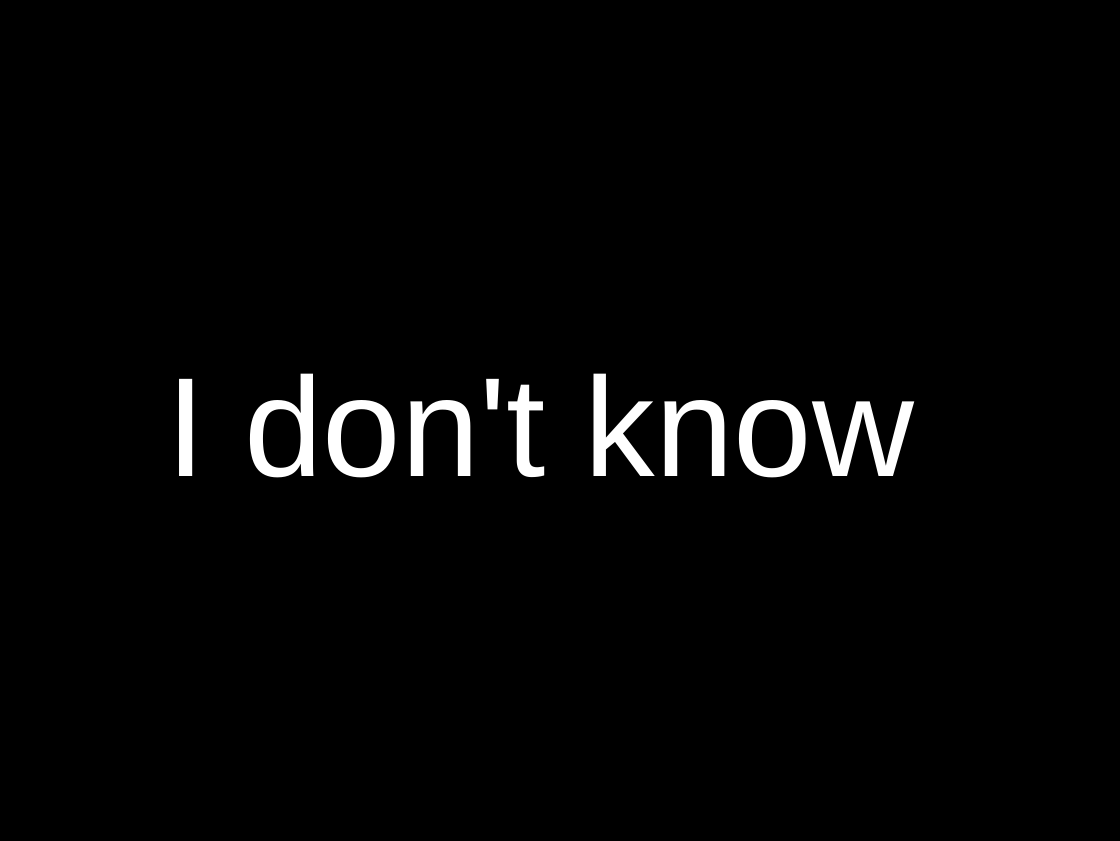
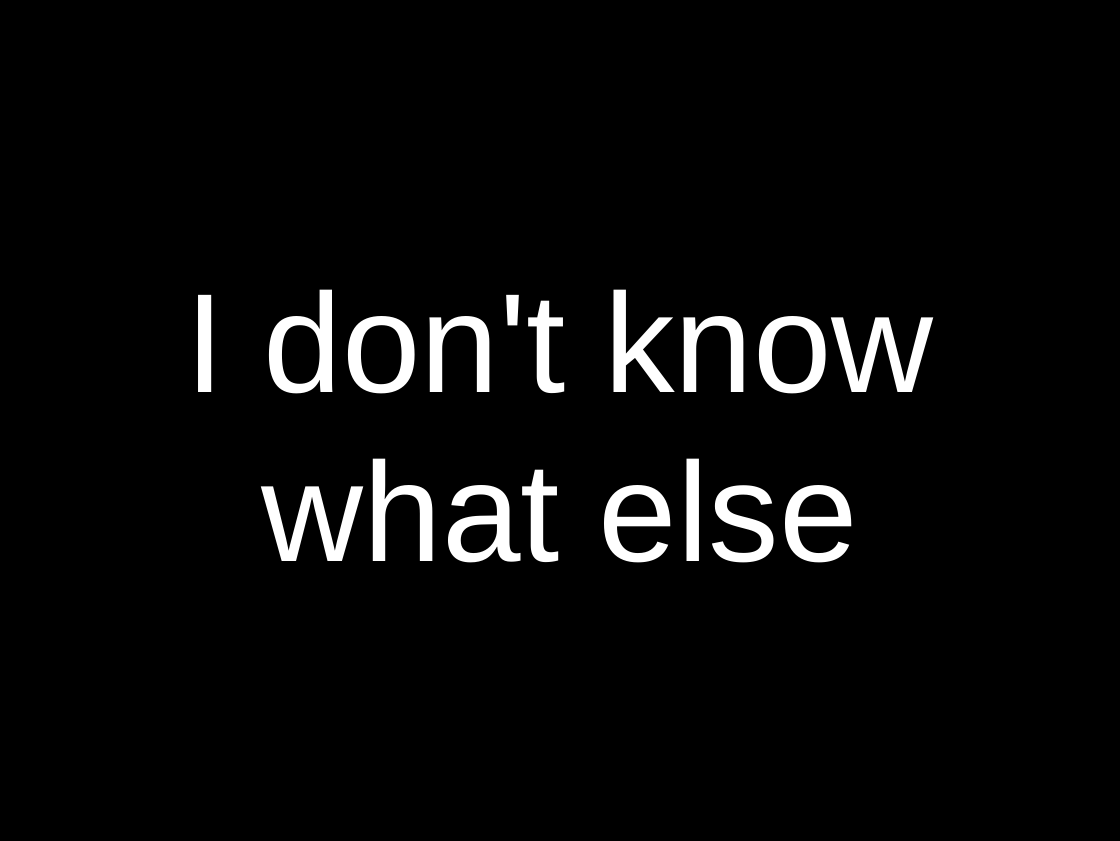
Before and after one commit to obra/talks, a slide deck: slide 263 of 2010/perl-5.12.odp (slide 229 before the commit). Drawn at 1120x841 pixels with LibreOffice and Linux fonts; fonts in the diff are those of the drawing. Boxes give left, top, right and bottom in pixels: in the first picture for what was removed or moved away, otherwise in the second. Text is boxed around its words. In the diff, an @@ line names an element or a change of style, - is before the commit and + after.

```diff
--- a/2010/perl-5.12.odp
+++ b/2010/perl-5.12.odp
@@ title at bbox=[186, 289, 933, 563]: text changed @@
-I don't know
+I don't know what else
```
Also in this commit, not shown: 3 other slides changed, 33 slides added, 1 slide removed, 1 other file.
